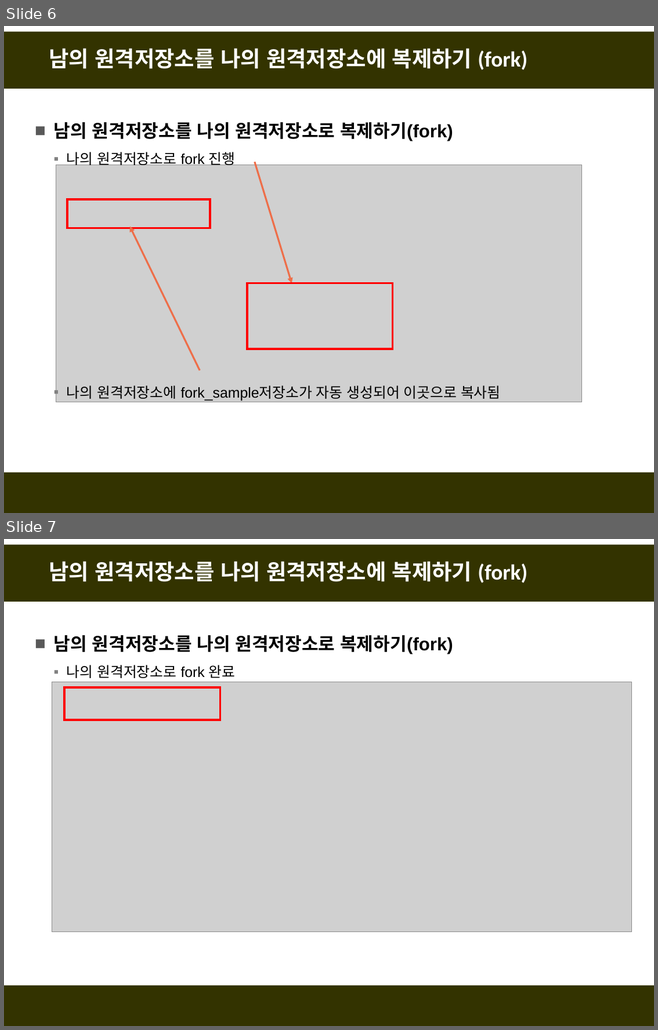
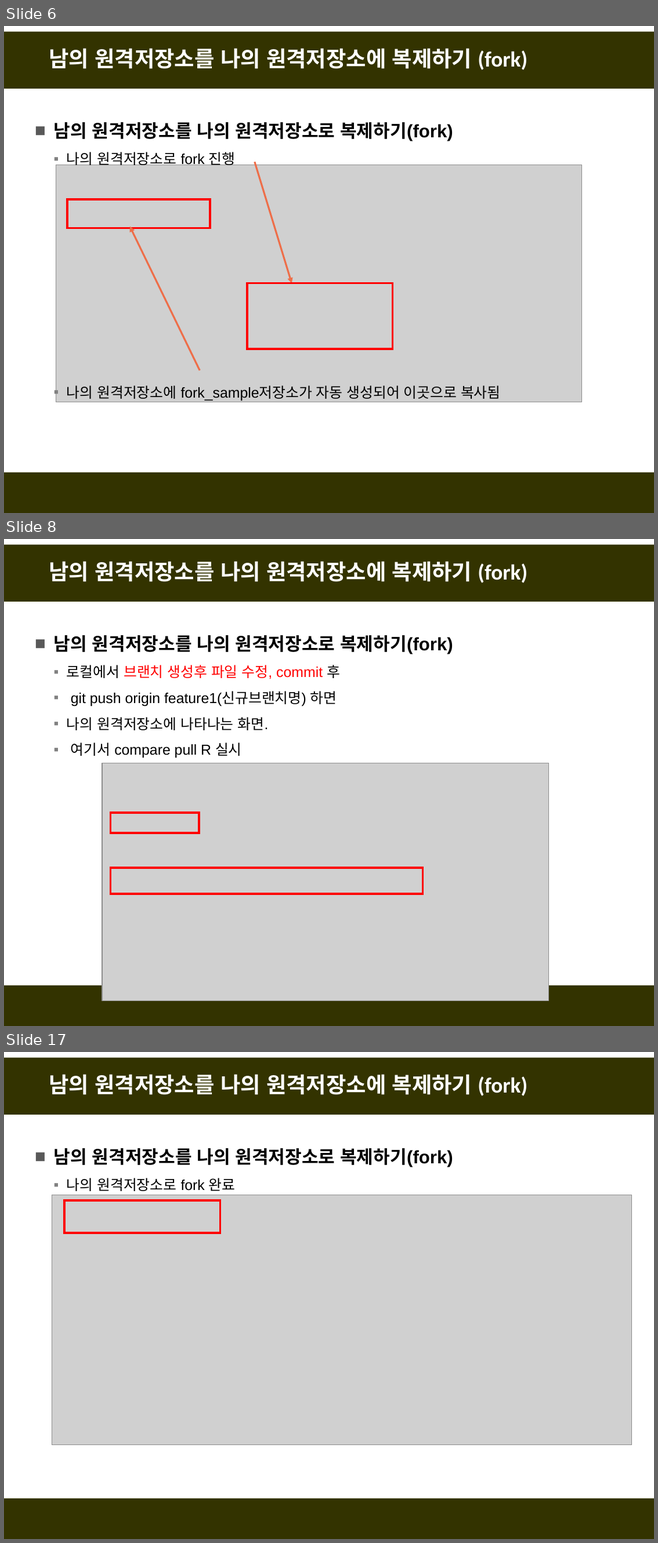
Before and after one commit to fasthill/github-lecture, a slide deck: git및github첫걸음3-원격저장소이용.pptx. Shown one above the other, each under a label of ours: slides 6 and 7 before the commit, slides 6, 8 and 17 after it; the slides between them are not shown. The pictures are 658x1030 and 658x1543 pixels, drawn with LibreOffice and Linux fonts; fonts in the diff are those of the drawing; grey boxes stand for pictures. Boxes give left, top, right and bottom in pixels: in the first picture for what was removed or moved away, otherwise in the second. Text is boxed around its words. In the diff, an @@ line names an element or a change of style, - is before the commit and + after.

```diff
--- a/git및github첫걸음3-원격저장소이용.pptx
+++ b/git및github첫걸음3-원격저장소이용.pptx
@@ slide 8 added at [4, 539, 654, 1026], background #FFFFFF; not listed: 2 template elements that a slide beside it also shows @@
@@ title added at [49, 561, 527, 583], 24 pt, text #FFFFFF, bold @@
+남의 원격저장소를 나의 원격저장소에 복제하기 (fork)
@@ text added at [54, 635, 453, 758], 16 pt, text #000000 @@
+■ 남의 원격저장소를 나의 원격저장소로 복제하기(fork)
+  ▪ 로컬에서 브랜치 생성후 파일 수정, commit 후
+  ▪ git push origin feature1(신규브랜치명) 하면
+  ▪ 나의 원격저장소에 나타나는 화면.
+  ▪ 여기서 compare pull R 실시
@@ picture added at [102, 763, 549, 1001] @@
@@ rectangle added at [111, 813, 199, 833], outline #FF0000 2.25 pt @@
@@ rectangle added at [111, 868, 422, 894], outline #FF0000 2.25 pt @@
@@ what was slide 7 is now slide 17 @@
```
Also in this commit, not shown: 2 slides changed, 9 other slides added.
